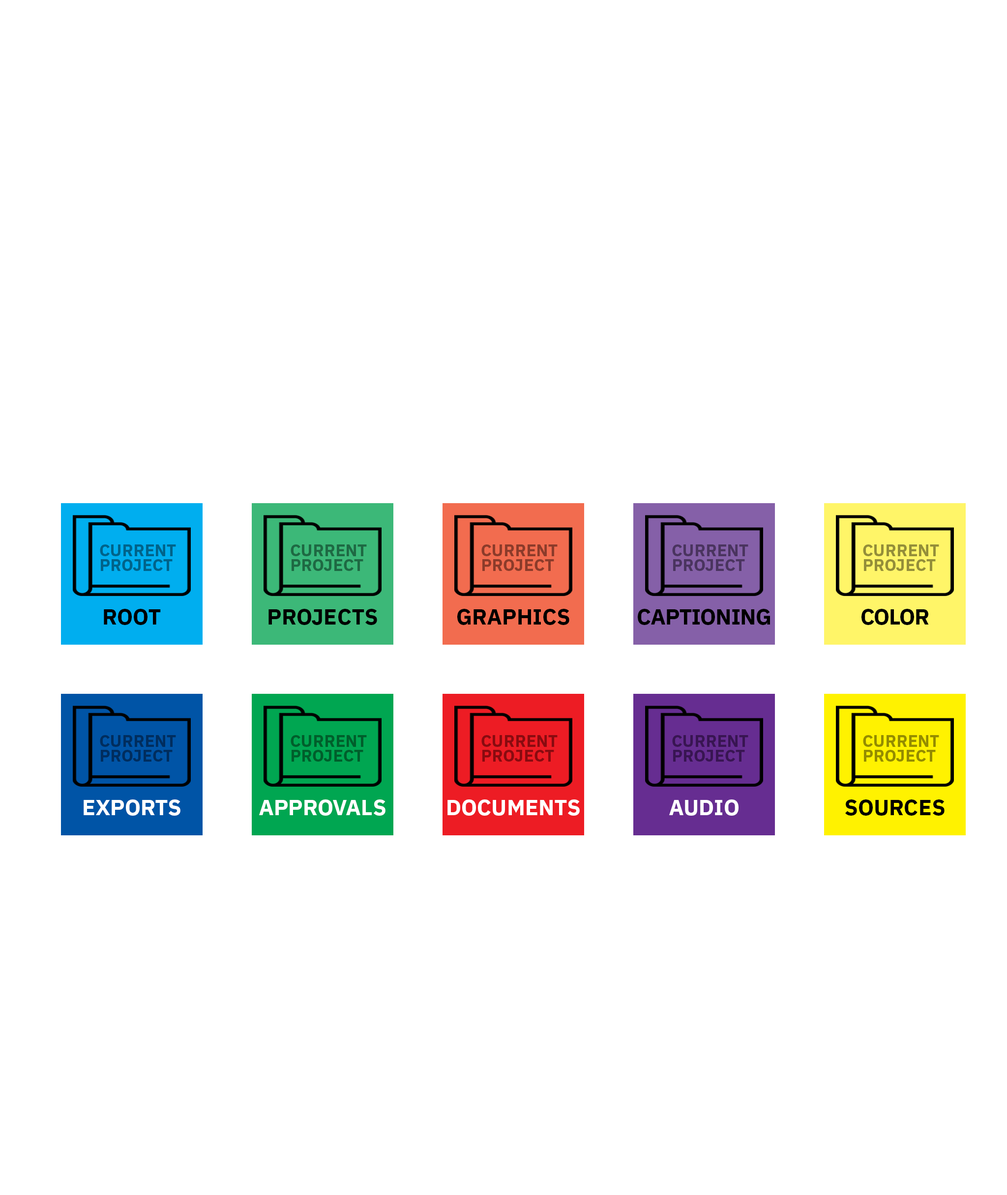
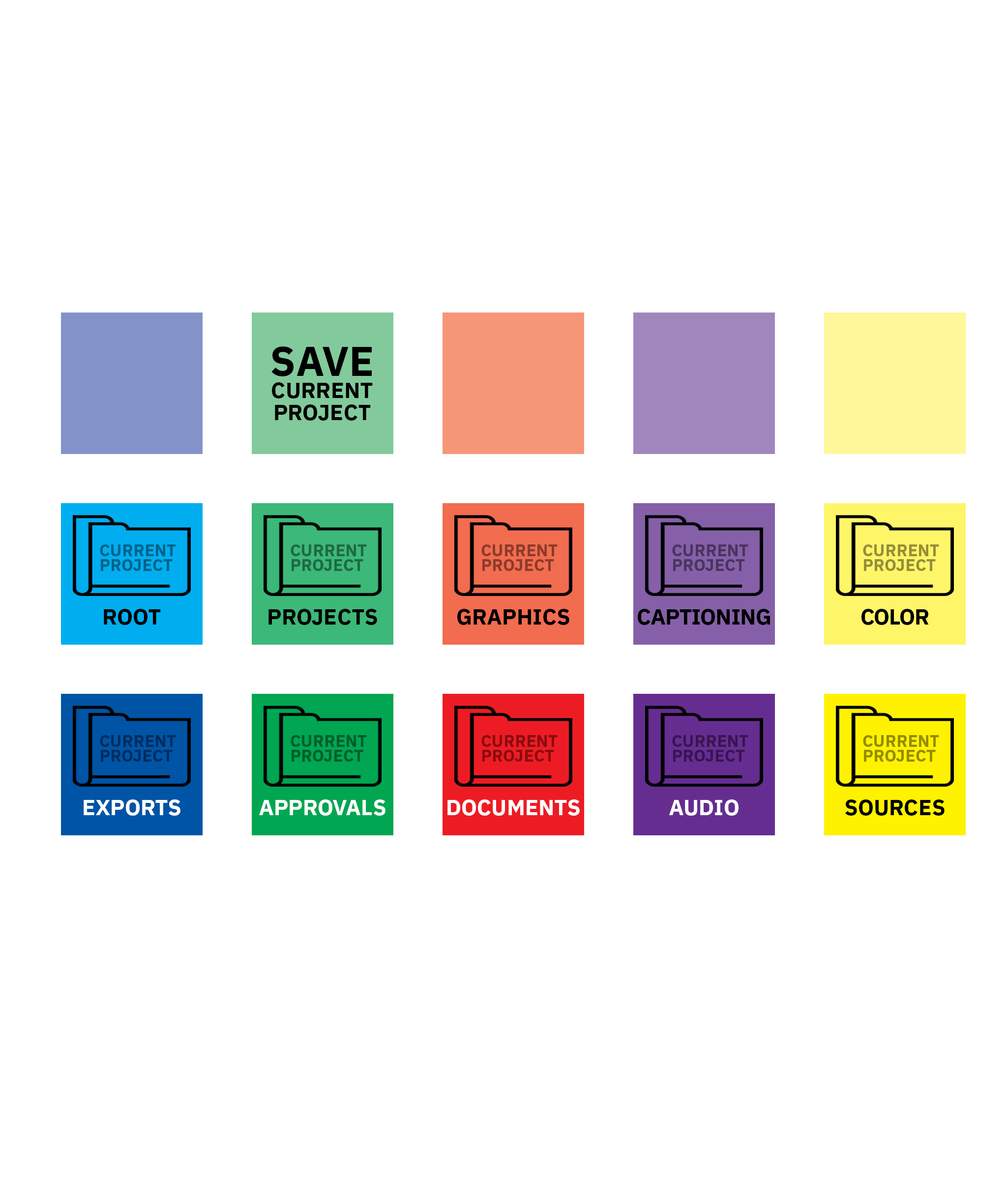
Before/after of a w=1007, h=1195 layered artwork. What changed in the layer stack:
added layer "BACKGROUND" (1st of 15, in "Artboard 2") in group "Artboard 2" over [60, 312, 203, 455]
added layer "SAVE CURRENT PROJECT" in group "Artboard 3" over [271, 346, 373, 421]
added layer "BACKGROUND" (2nd of 15, in "Artboard 3") in group "Artboard 3" over [251, 312, 394, 455]
added layer "BACKGROUND" (3rd of 15, in "Artboard 4") in group "Artboard 4" over [442, 312, 584, 455]
added layer "BACKGROUND" (4th of 15, in "Artboard 5") in group "Artboard 5" over [633, 312, 775, 455]
added layer "BACKGROUND" (5th of 15, in "Artboard 6") in group "Artboard 6" over [823, 312, 966, 455]
